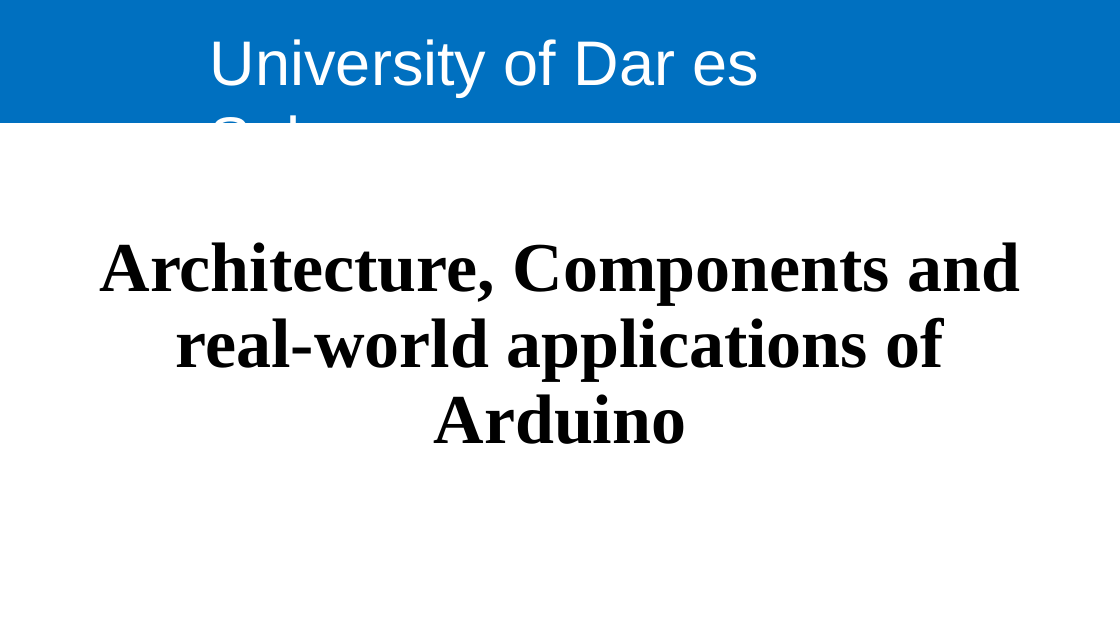
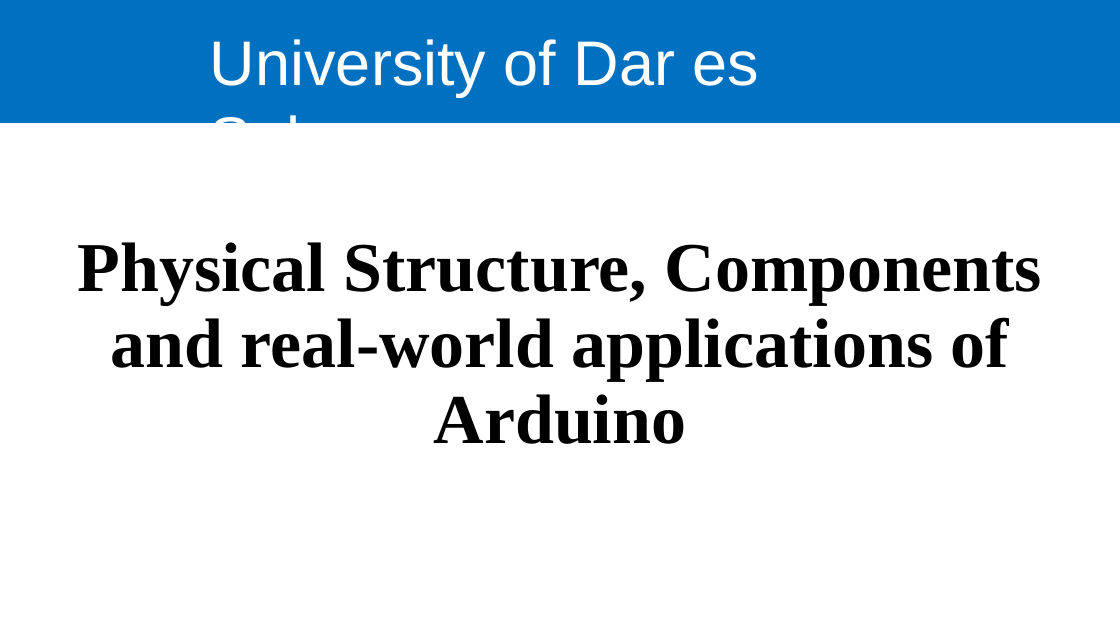
Before and after one commit to kelvkedyson/uissArduino, a slide deck: slide 1 of Lectures/ppts/Lecture 1.pptx. Drawn at 1120x630 pixels with LibreOffice and Linux fonts; fonts in the diff are those of the drawing; background and template pictures are left out. Boxes give left, top, right and bottom in pixels: in the first picture for what was removed or moved away, otherwise in the second. Text is boxed around its words. In the diff, an @@ line names an element or a change of style, - is before the commit and + after.

Commit message:
Major changes to lecture 1 content, removed the architecture, added physical structure

```diff
--- a/Lectures/ppts/Lecture 1.pptx
+++ b/Lectures/ppts/Lecture 1.pptx
@@ title at (77,242,1042,444): text changed @@
-Architecture, Components and real-world applications of Arduino
+Physical Structure, Components and real-world applications of Arduino
```
Also in this commit, not shown: 4 slides added, 5 slides removed, 1 other file.
